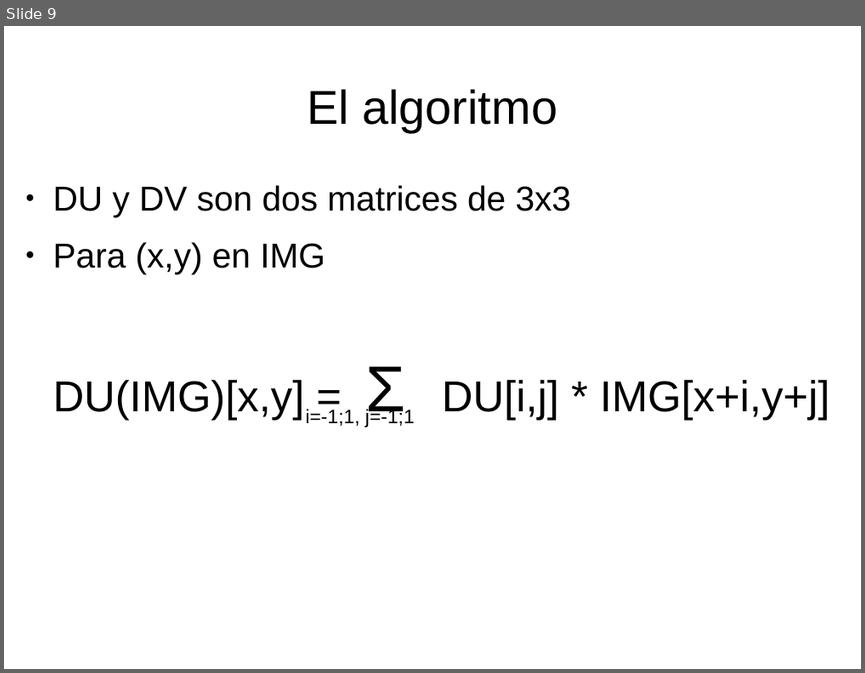
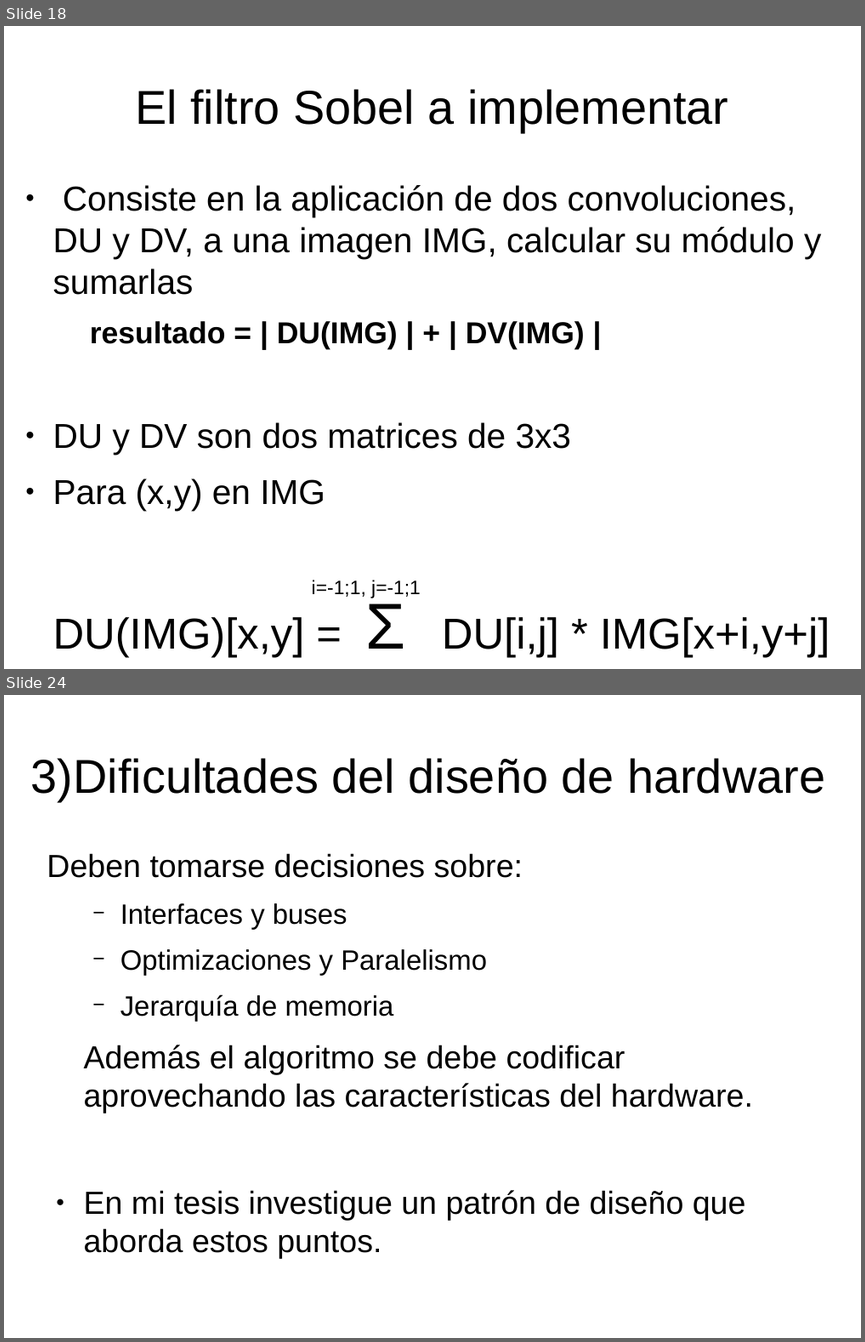
Before and after one commit to miguelgarcia/sase2017-hls-video, a slide deck: presentacion.odp. Shown one above the other, each under a label of ours: slide 9 before the commit, slides 18 and 24 after it; the slides between them are not shown. The pictures are 865x673 and 865x1342 pixels, drawn with LibreOffice and Linux fonts; fonts in the diff are those of the drawing. Boxes give left, top, right and bottom in pixels: in the first picture for what was removed or moved away, otherwise in the second. Text is boxed around its words. In the diff, an @@ line names an element or a change of style, - is before the commit and + after.

```diff
--- a/presentacion.odp
+++ b/presentacion.odp
@@ slide 24 added at [4, 695, 861, 1338], background #FFFFFF @@
@@ title added at [31, 758, 825, 801], 44 pt, text #000000 @@
+3)Dificultades del diseño de hardware
@@ text added at [46, 853, 753, 1220], 29.6 pt, text #000000 @@
+Deben tomarse decisiones sobre:
+  − Interfaces y buses
+  − Optimizaciones y Paralelismo
+  − Jerarquía de memoria
+Además el algoritmo se debe codificar aprovechando las características del hardware.
+● En mi tesis investigue un patrón de diseño que aborda estos puntos.
@@ what was slide 9 is now slide 18 @@
@@ slide 18 changed as well @@
@@ title at [135, 89, 728, 132]: text changed @@
-El algoritmo
+El filtro Sobel a implementar
@@ text at [53, 185, 821, 349]: paragraphs added @@
+● Consiste en la aplicación de dos convoluciones, DU y DV, a una imagen IMG, calcular su módulo y sumarlas
+  resultado = | DU(IMG) | + | DV(IMG) |
@@ text "i=-1;1, j=-1;1": place and size @@
-text "i=-1;1, j=-1;1" at [306, 408, 415, 427]
+text "i=-1;1, j=-1;1" at [312, 579, 420, 598]
```
Also in this commit, not shown: 7 other slides changed, 23 other slides added.
